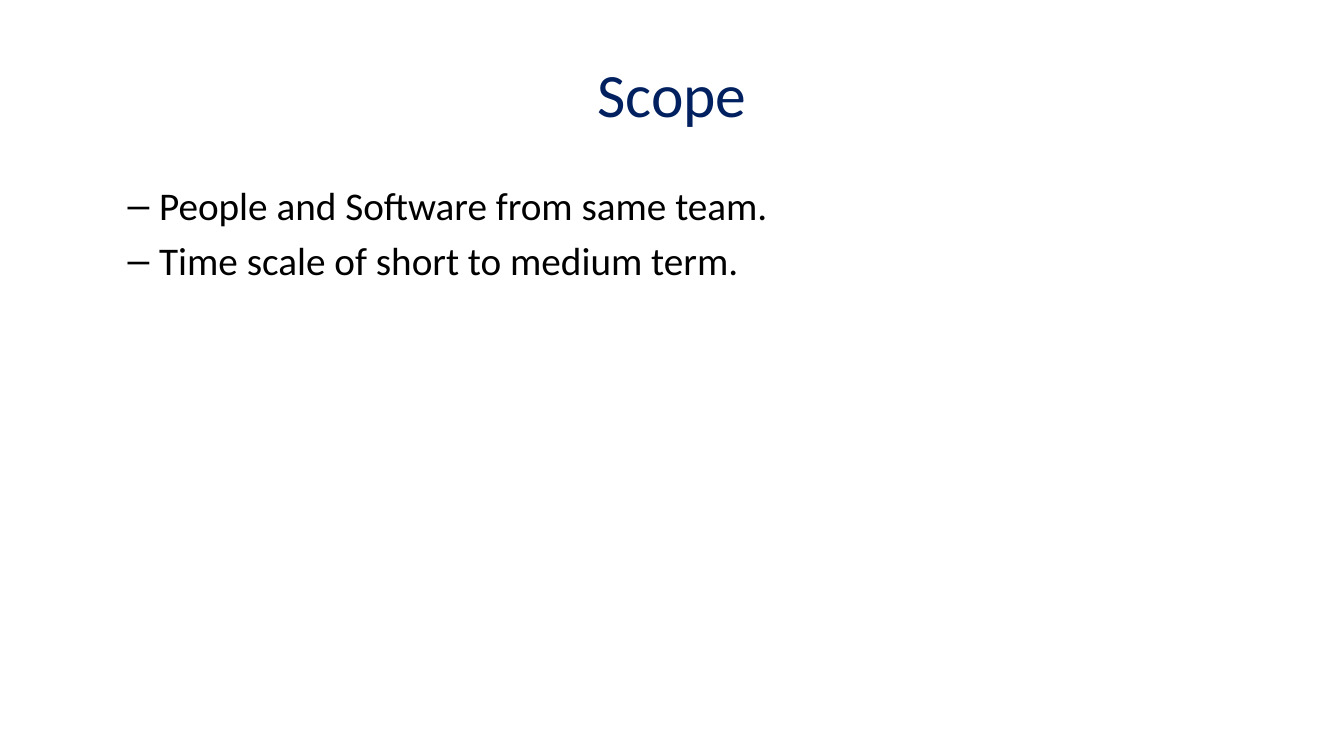
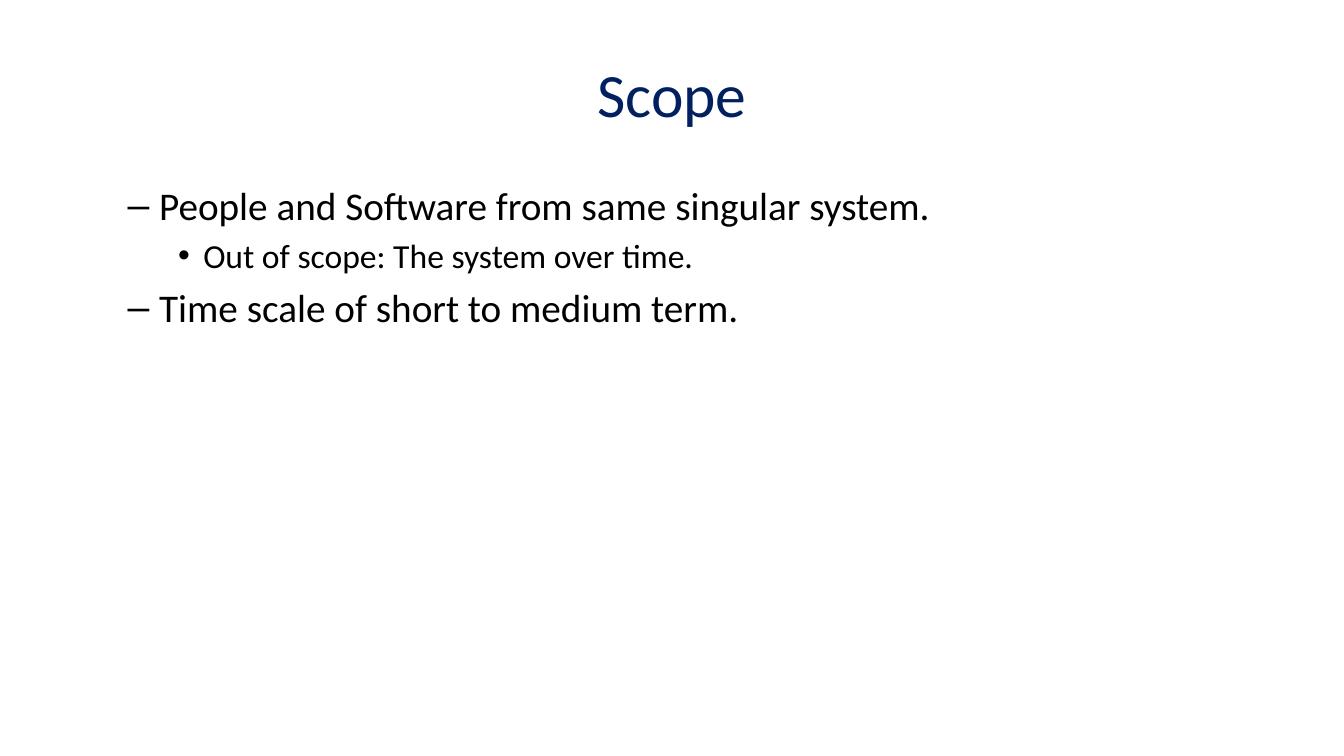
Before and after one commit to masters3d/ingenio, a slide deck: slide 8 of presentation/render/career_behaviors.pptx (slide 5 before the commit). Drawn at 1344x756 pixels with LibreOffice and Linux fonts; fonts in the diff are those of the drawing. Boxes give left, top, right and bottom in pixels: in the first picture for what was removed or moved away, otherwise in the second. Text is boxed around its words. In the diff, an @@ line names an element or a change of style, - is before the commit and + after.

```diff
--- a/presentation/render/career_behaviors.pptx
+++ b/presentation/render/career_behaviors.pptx
@@ text at bbox=[159, 192, 929, 274]: text changed @@
-  – People and Software from same team.
+  – People and Software from same singular system.
+    • Out of scope: The system over time.
```
Also in this commit, not shown: 7 other slides changed, 16 slides added, 5 slides removed, 7 other files.
